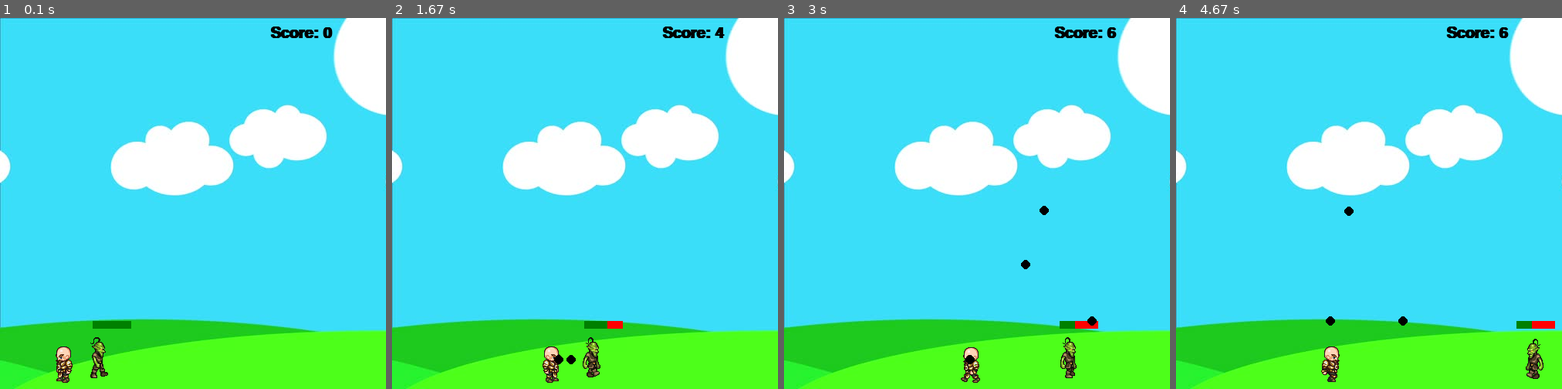
Above: before the commit, frames 1-4 (left to right).
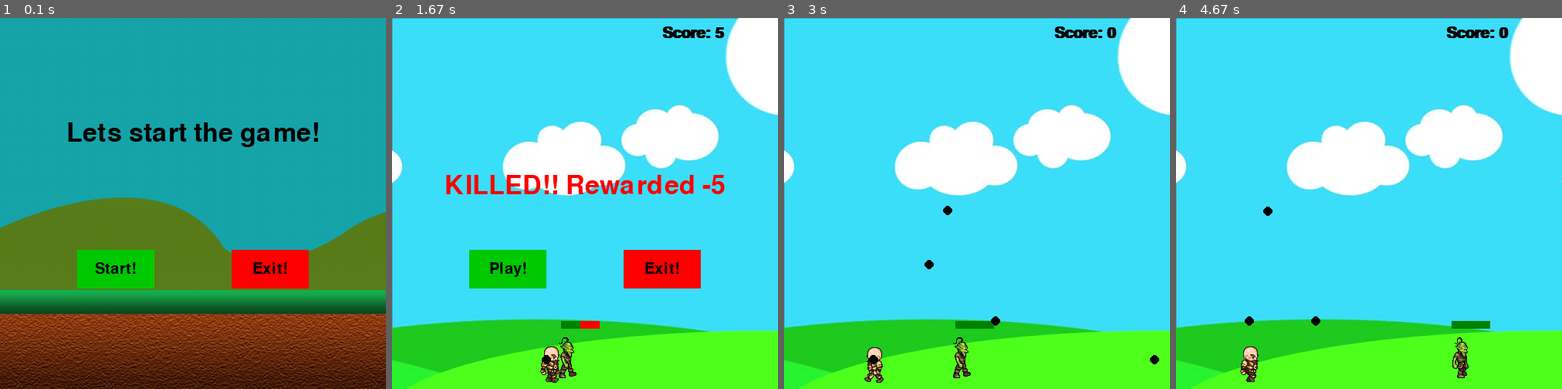
Above: after the commit, the same moments.

Repository: Pyk017/Pygame
Game: pygame game, started from Goblin_Attack/game.py
Two runs of this game, one before a commit and one after it. Both use one fixed random seed, a clock stepped at 60 frames per second and the inputs below.
Inputs (mouse positions are in pixels of both pictures, inside the frame that each line leads up to):
- Up to frame 1 (0.1 s): no input
- Up to frame 2 (1.67 s): press the mouse at (507, 270) at 0.37 s; move the mouse to (565, 277) at 0.47 s; release the mouse at (623, 285) at 0.6 s; hold Space 0.67-1.13 s; hold Right 0.67-1.13 s; move the mouse to (465, 147) at 0.7 s; hold Right 1.17-1.63 s; tap Space at 1.23, 1.53 s
- Up to frame 3 (3 s): press the mouse at (899, 270) at 1.7 s; move the mouse to (957, 236) at 1.8 s; release the mouse at (1019, 203) at 1.93 s; hold Up 2-2.3 s; move the mouse to (911, 344) at 2.03 s; tap Space at 2.07, 2.4, 2.7, 2.9 s; hold Right 2.33-2.8 s; hold Left from 2.83 s (still down)
- Up to frame 4 (4.67 s): tap Space at 3.2, 3.47, 3.77, 3.9, 4.3, 4.6 s; release Left at 3.37 s; hold Left 3.4-3.8 s; hold Up 3.83-4.2 s; hold Right from 4.23 s (still down)

The runs differ from the first frame. In frame 1, 100% of the frame differs, in the area x 0-100%, y 0-100%; in frame 2, 7.1%; in frame 3, 1.9%; in frame 4, 2.0%.

Commit message:
03-01-2021

Diff:
--- a/Goblin_Attack/game.py
+++ b/Goblin_Attack/game.py
@@ -7,12 +7,20 @@
 screen = pygame.display.set_mode((screen_WIDTH, screen_HEIGHT))
 
 pygame.display.set_caption("Jump Game")
+
+black = (0, 0, 0)
+white = (255, 255, 255)
+red = (255, 0, 0)
+green = (0, 200, 0)
+bright_red = (200, 0, 0)
+bright_green = (0, 128, 0)
 
 
 walkRight = [pygame.image.load('R1.png'), pygame.image.load('R2.png'), pygame.image.load('R3.png'), pygame.image.load('R4.png'), pygame.image.load('R5.png'), pygame.image.load('R6.png'), pygame.image.load('R7.png'), pygame.image.load('R8.png'), pygame.image.load('R9.png')]
 walkLeft = [pygame.image.load('L1.png'), pygame.image.load('L2.png'), pygame.image.load('L3.png'), pygame.image.load('L4.png'), pygame.image.load('L5.png'), pygame.image.load('L6.png'), pygame.image.load('L7.png'), pygame.image.load('L8.png'), pygame.image.load('L9.png')]
 bg = pygame.image.load('bg.jpg')
 char = pygame.image.load('standing.png')
+intro_bg = pygame.image.load('background2.png')
 
 clock = pygame.time.Clock()
 
@@ -64,18 +72,31 @@
 		self.jumpCount = 10
 		self.isJump = False
 		self.walkCount = 0
-		font1 = pygame.font.SysFont('comicsans', 100)
-		text = font1.render('-5', 1, (255, 0, 0))
+		font1 = pygame.font.SysFont('comicsans', 50)
+		text = font1.render('KILLED!! Rewarded -5', 1, (255, 0, 0))
 		screen.blit(text, (250 - (text.get_width()/2), 200))
-		pygame.display.update()
-		i = 0
-		while i < 300:
-			pygame.time.delay(10)
-			i += 1
-			for event in  pygame.event.get():
+		# button("Play!", 100, 300, 100, 50, green, bright_green, game_loop)
+		# button("Exit!", 300, 300, 100, 50, red, bright_red, game_quit)
+		# pygame.display.update()
+
+		while True:
+			for event in pygame.event.get():
 				if event.type == pygame.QUIT:
-					i = 301
 					pygame.quit()
+					quit()
+
+			button("Play!", 100, 300, 100, 50, green, bright_green, game_loop)
+			button("Exit!", 300, 300, 100, 50, red, bright_red, game_quit)
+
+			pygame.display.update()
+		# i = 0
+		# while i < 300:
+		# 	pygame.time.delay(10)
+		# 	i += 1
+		# 	for event in  pygame.event.get():
+		# 		if event.type == pygame.QUIT:
+		# 			i = 301
+		# 			pygame.quit()
 
 
 class Projectile(object):
@@ -153,7 +174,7 @@
 
 
 
-def redrawGameWindow(man, bullets):
+def redrawGameWindow(man, bullets, goblin):
 	screen.blit(bg, (0, 0))
 	text = font.render('Score: ' + str(score), 1, (0, 0, 0))
 	screen.blit(text, (350, 10))
@@ -165,102 +186,154 @@
 	pygame.display.update()
 
 
+def text_objects(text, font):
+    text_surface = font.render(text, True, (0, 0, 0))
+    return text_surface, text_surface.get_rect()
+
+def button(message, x, y, width, height, inactive_color, active_color, action=None):
+    mouse = pygame.mouse.get_pos()
+    click = pygame.mouse.get_pressed()
+    if x + width > mouse[0] > x and y + height > mouse[1] > y:
+        pygame.draw.rect(screen, active_color, (x, y, width, height))
+        if click[0] == 1 and action is not None:
+            action()
+    else:
+        pygame.draw.rect(screen, inactive_color, (x, y, width, height))
+
+    small_text = pygame.font.Font("freesansbold.ttf", 20)
+    text_surf, text_rect = text_objects(message, small_text)
+    text_rect.center = ((x + (width // 2)), (y + (height // 2)))
+    screen.blit(text_surf, text_rect)
+
+
+def game_quit():
+	pygame.quit()
+	quit()
+
+
+def game_intro(text):
+	intro = True
+	while intro:
+		for event in pygame.event.get():
+			if event.type == pygame.QUIT:
+				pygame.quit()
+				quit()
+
+		screen.blit(intro_bg, (0, 0))
+		large_text = pygame.font.SysFont('comicsans', 50)
+		text_surface, text_rect = text_objects(text, large_text)
+		text_rect.center = (int(screen_WIDTH / 2), 150)
+		screen.blit(text_surface, text_rect)
+
+		button("Start!", 100, 300, 100, 50, green, bright_green, game_loop)
+		button("Exit!", 300, 300, 100, 50, red, bright_red, game_quit)
+
+		pygame.display.update()
+
 
 
 
 font = pygame.font.SysFont('comicsnas', 30, True)
-man = Player(50, 410, 64, 64)
-goblin = Enemy(100, 410, 64, 64, 450)
 bulletloop = 0
 bullets = []
 
-# mainloop
-running = True
-while running:
-	clock.tick(27)
-	pygame.time.delay(27)
-
-	if goblin.visible:
-		if man.hitbox[1] < goblin.hitbox[1] + goblin.hitbox[3] and man.hitbox[1] + man.hitbox[3] > goblin.hitbox[1]:
-			if man.hitbox[0] + man.hitbox[2] > goblin.hitbox[0] and man.hitbox[0]  < goblin.hitbox[0] + goblin.hitbox[2]:
-				man.hit()
-				score -= 5
-
-
-	if bulletloop > 0:
-		bulletloop += 1
-	if bulletloop > 3:
-		bulletloop = 0
-
-
-	for event in pygame.event.get():
-		if event.type == pygame.QUIT:
-			running = False
-
-	for bullet in bullets:
-		if bullet.y - bullet.radius < goblin.hitbox[1] + goblin.hitbox[3] and bullet.y + bullet.radius > goblin.hitbox[1]:
-			if bullet.x + bullet.radius > goblin.hitbox[0] and bullet.x - bullet.radius  < goblin.hitbox[0] + goblin.hitbox[2]:
-				goblin.hit()
-				hitSound.play()
-				score += 1
+def game_loop():
+	global bullets
+	global bulletloop
+	global score
+	man = Player(50, 410, 64, 64)
+	goblin = Enemy(100, 410, 64, 64, 450)
+	# print('in it')
+	# mainloop
+	running = True
+	while running:
+		clock.tick(27)
+		pygame.time.delay(27)
+
+		if goblin.visible:
+			if man.hitbox[1] < goblin.hitbox[1] + goblin.hitbox[3] and man.hitbox[1] + man.hitbox[3] > goblin.hitbox[1]:
+				if man.hitbox[0] + man.hitbox[2] > goblin.hitbox[0] and man.hitbox[0]  < goblin.hitbox[0] + goblin.hitbox[2]:
+					score -= 5
+					man.hit()
+
+
+		if bulletloop > 0:
+			bulletloop += 1
+		if bulletloop > 3:
+			bulletloop = 0
+
+
+		for event in pygame.event.get():
+			if event.type == pygame.QUIT:
+				running = False
+				quit()
+
+		for bullet in bullets:
+			if bullet.y - bullet.radius < goblin.hitbox[1] + goblin.hitbox[3] and bullet.y + bullet.radius > goblin.hitbox[1]:
+				if bullet.x + bullet.radius > goblin.hitbox[0] and bullet.x - bullet.radius  < goblin.hitbox[0] + goblin.hitbox[2]:
+					goblin.hit()
+					hitSound.play()
+					score += 1
+					bullets.pop(bullets.index(bullet))
+
+			if bullet.x < 500 and bullet.x > 0:
+				bullet.x += bullet.velocity
+			else:
 				bullets.pop(bullets.index(bullet))
 
-		if bullet.x < 500 and bullet.x > 0:
-			bullet.x += bullet.velocity
-		else:
-			bullets.pop(bullets.index(bullet))
-
-
-	keys = pygame.key.get_pressed()
-
-	if keys[pygame.K_SPACE] and bulletloop == 0:
-		bulletSound.play()
-		facing = -1 if man.left else 1
-
-		if len(bullets) < 5:
-			bullets.append(Projectile(man.x + (man.width//2), man.y + (man.height//2), 6, (0, 0, 0), facing))
-
-		bulletloop = 1
-
-	if keys[pygame.K_LEFT] and man.x > man.velocity:
-		man.x -= man.velocity
-		man.left = True
-		man.right = False
-		man.standing = False
-
-	elif keys[pygame.K_RIGHT] and man.x < screen_WIDTH - man.width - man.velocity:
-		man.x += man.velocity
-		man.left = False
-		man.right = True
-		man.standing = False
-
-	else:
-		man.standing = True
-		man.walkCount = 0
-
-
-	if not(man.isJump):
-		if keys[pygame.K_UP]:
-			man.isJump = True
+
+		keys = pygame.key.get_pressed()
+
+		if keys[pygame.K_SPACE] and bulletloop == 0:
+			bulletSound.play()
+			facing = -1 if man.left else 1
+
+			if len(bullets) < 5:
+				bullets.append(Projectile(man.x + (man.width//2), man.y + (man.height//2), 6, (0, 0, 0), facing))
+
+			bulletloop = 1
+
+		if keys[pygame.K_LEFT] and man.x > man.velocity:
+			man.x -= man.velocity
+			man.left = True
 			man.right = False
+			man.standing = False
+
+		elif keys[pygame.K_RIGHT] and man.x < screen_WIDTH - man.width - man.velocity:
+			man.x += man.velocity
 			man.left = False
+			man.right = True
+			man.standing = False
+
+		else:
+			man.standing = True
 			man.walkCount = 0
 
-	else:
-		if man.jumpCount >= -10:
-			neg = 1
-			if man.jumpCount < 0:
-				neg = -1
-			man.y -= (man.jumpCount ** 2) * 0.5 * neg
-			man.jumpCount -= 1
-
-		else:
-			man.isJump = False
-			man.jumpCount = 10
-
-	redrawGameWindow(man, bullets)
-
-
-
-
+
+		if not(man.isJump):
+			if keys[pygame.K_UP]:
+				man.isJump = True
+				man.right = False
+				man.left = False
+				man.walkCount = 0
+
+		else:
+			if man.jumpCount >= -10:
+				neg = 1
+				if man.jumpCount < 0:
+					neg = -1
+				man.y -= (man.jumpCount ** 2) * 0.5 * neg
+				man.jumpCount -= 1
+
+			else:
+				man.isJump = False
+				man.jumpCount = 10
+
+		redrawGameWindow(man, bullets, goblin)
+
+
+
+game_intro("Lets start the game!")
+game_loop()
 pygame.quit()
+quit()
Binary file added: Goblin_Attack/background2.png
